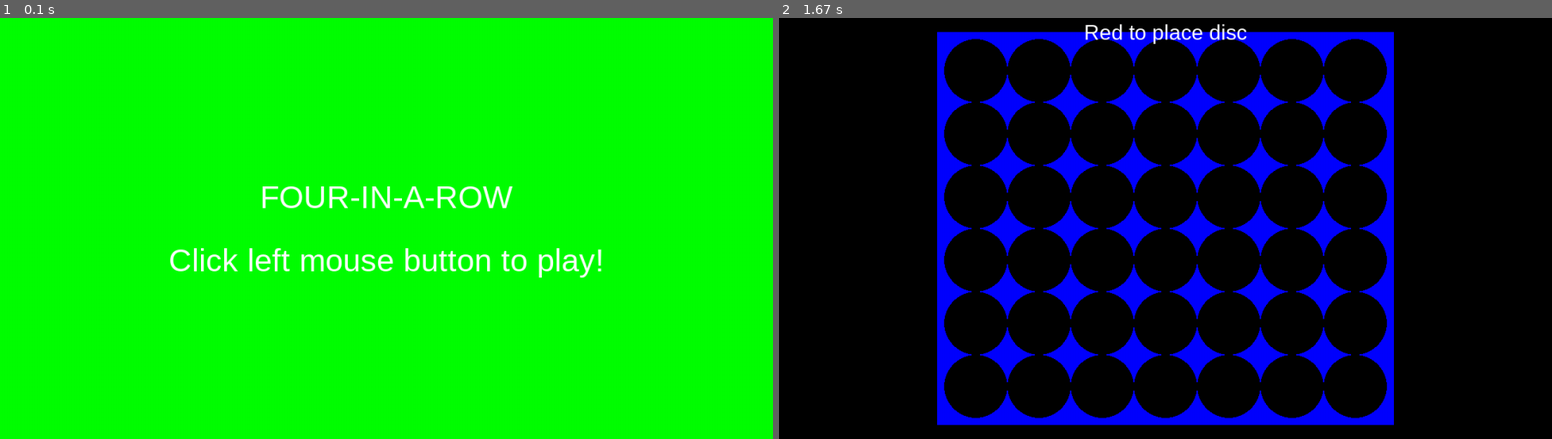
Above: before the commit, frames 1-2 (left to right).
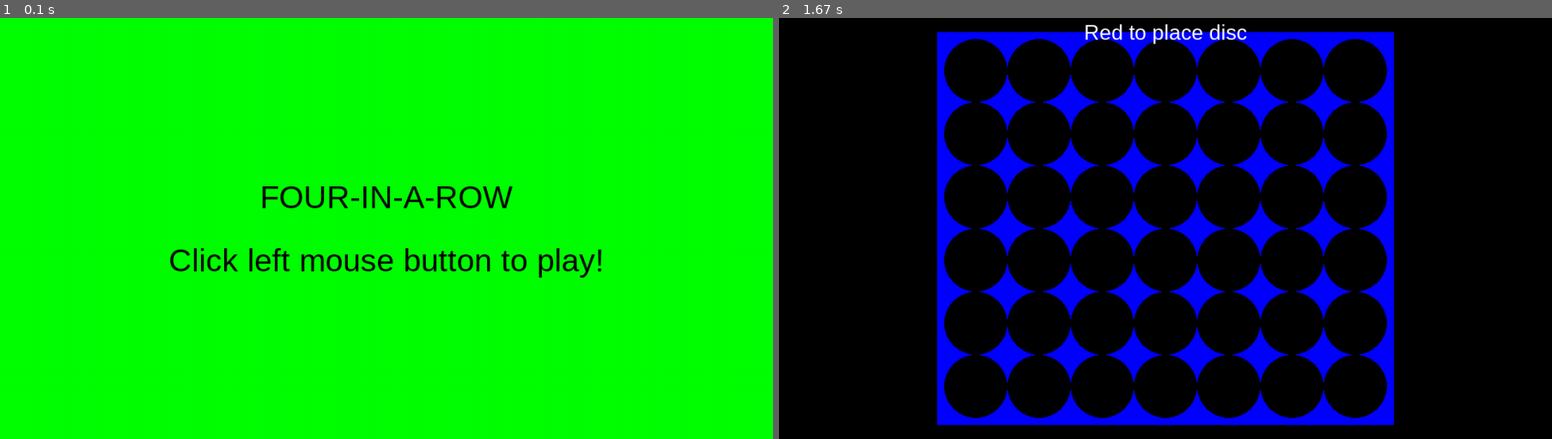
Above: after the commit, the same moments.

Repository: objarni/four-in-a-row-pygame
Game: pygame game, started from src/four_in_a_row.py
Same seed, same stepped clock (60 frames per second), same inputs: the game is played once before the commit and once after it.
Inputs (mouse positions are in pixels of both pictures, inside the frame that each line leads up to):
- Up to frame 1 (0.1 s): no input
- Up to frame 2 (1.67 s): click (1165, 228) at 0.38 s

The runs differ from the first frame. In frame 1, 1.8% of the frame differs, in the area x 22-78%, y 40-62%; in frame 2, nothing differs.

Commit message:
add approval for start screen rendering

Diff:
--- a/src/four_in_a_row.py
+++ b/src/four_in_a_row.py
@@ -179,8 +179,8 @@
                       )
     if isinstance(model, StartScreenState):
         api.draw_rectangle(CENTER, (WIDTH, HEIGHT), Color.GREEN)
-        api.draw_text((CENTER[0], CENTER[1] - 45), "FOUR-IN-A-ROW", 45, Color.WHITE)
-        api.draw_text((CENTER[0], CENTER[1] + 45), "Click left mouse button to play!", 45, Color.WHITE)
+        api.draw_text((CENTER[0], CENTER[1] - 45), "FOUR-IN-A-ROW", 45, Color.BLACK)
+        api.draw_text((CENTER[0], CENTER[1] + 45), "Click left mouse button to play!", 45, Color.BLACK)
 
 
 def rgb_from_color(color):
--- a/tests/test_four_in_a_row.py
+++ b/tests/test_four_in_a_row.py
@@ -1,6 +1,7 @@
 from approvaltests import verify
 
-from src.four_in_a_row import (GameOverState, update, view, GameState, ColumnWasClicked, run_messages, StartScreenState, LeftMouseClickAt,
+from src.four_in_a_row import (GameOverState, update, view, GameState, ColumnWasClicked, run_messages, StartScreenState,
+                               LeftMouseClickAt,
                                print_model)
 import src.four_in_a_row
 
@@ -99,6 +100,11 @@
     verify(print_for_verify(model))
 
 
+def test_startscreen():
+    model = StartScreenState()
+    verify(print_for_verify(model))
+
+
 def test_startscreen_to_game_transition():
     model = StartScreenState()
     model = run_messages(model, [LeftMouseClickAt((1, 1))])
--- /dev/null
+++ b/tests/test_four_in_a_row.test_startscreen.approved.txt
@@ -0,0 +1,8 @@
+STATE:
+StartScreenState
+
+
+LOG:
+Drawing rectangle center (550, 300) size (1100, 600) color (0, 255, 0)
+Drawing text 'FOUR-IN-A-ROW' at (550, 255) color (0, 0, 0) size 45
+Drawing text 'Click left mouse button to play!' at (550, 345) color (0, 0, 0) size 45
--- a/tests/test_four_in_a_row.test_startscreen_to_game_transition.received.txt
+++ /dev/null
@@ -1,59 +0,0 @@
-STATE:
-GameState
-It is reds turn.
-0 1 2 3 4 5 6
--------------
-O O O O O O O
-O O O O O O O
-O O O O O O O
-O O O O O O O
-O O O O O O O
-O O O O O O O
-
-
-LOG:
-Drawing rectangle center (550, 300) size (1100, 600) color (0, 0, 0)
-Drawing rectangle center (550, 300) size (650, 560) color (0, 0, 255)
-Drawing a disc center (280, 75) size 45 color (0, 0, 0)
-Drawing a disc center (370, 75) size 45 color (0, 0, 0)
-Drawing a disc center (460, 75) size 45 color (0, 0, 0)
-Drawing a disc center (550, 75) size 45 color (0, 0, 0)
-Drawing a disc center (640, 75) size 45 color (0, 0, 0)
-Drawing a disc center (730, 75) size 45 color (0, 0, 0)
-Drawing a disc center (820, 75) size 45 color (0, 0, 0)
-Drawing a disc center (280, 165) size 45 color (0, 0, 0)
-Drawing a disc center (370, 165) size 45 color (0, 0, 0)
-Drawing a disc center (460, 165) size 45 color (0, 0, 0)
-Drawing a disc center (550, 165) size 45 color (0, 0, 0)
-Drawing a disc center (640, 165) size 45 color (0, 0, 0)
-Drawing a disc center (730, 165) size 45 color (0, 0, 0)
-Drawing a disc center (820, 165) size 45 color (0, 0, 0)
-Drawing a disc center (280, 255) size 45 color (0, 0, 0)
-Drawing a disc center (370, 255) size 45 color (0, 0, 0)
-Drawing a disc center (460, 255) size 45 color (0, 0, 0)
-Drawing a disc center (550, 255) size 45 color (0, 0, 0)
-Drawing a disc center (640, 255) size 45 color (0, 0, 0)
-Drawing a disc center (730, 255) size 45 color (0, 0, 0)
-Drawing a disc center (820, 255) size 45 color (0, 0, 0)
-Drawing a disc center (280, 345) size 45 color (0, 0, 0)
-Drawing a disc center (370, 345) size 45 color (0, 0, 0)
-Drawing a disc center (460, 345) size 45 color (0, 0, 0)
-Drawing a disc center (550, 345) size 45 color (0, 0, 0)
-Drawing a disc center (640, 345) size 45 color (0, 0, 0)
-Drawing a disc center (730, 345) size 45 color (0, 0, 0)
-Drawing a disc center (820, 345) size 45 color (0, 0, 0)
-Drawing a disc center (280, 435) size 45 color (0, 0, 0)
-Drawing a disc center (370, 435) size 45 color (0, 0, 0)
-Drawing a disc center (460, 435) size 45 color (0, 0, 0)
-Drawing a disc center (550, 435) size 45 color (0, 0, 0)
-Drawing a disc center (640, 435) size 45 color (0, 0, 0)
-Drawing a disc center (730, 435) size 45 color (0, 0, 0)
-Drawing a disc center (820, 435) size 45 color (0, 0, 0)
-Drawing a disc center (280, 525) size 45 color (0, 0, 0)
-Drawing a disc center (370, 525) size 45 color (0, 0, 0)
-Drawing a disc center (460, 525) size 45 color (0, 0, 0)
-Drawing a disc center (550, 525) size 45 color (0, 0, 0)
-Drawing a disc center (640, 525) size 45 color (0, 0, 0)
-Drawing a disc center (730, 525) size 45 color (0, 0, 0)
-Drawing a disc center (820, 525) size 45 color (0, 0, 0)
-Drawing text 'Red to place disc' at (550, 20) color (255, 255, 255) size 30
